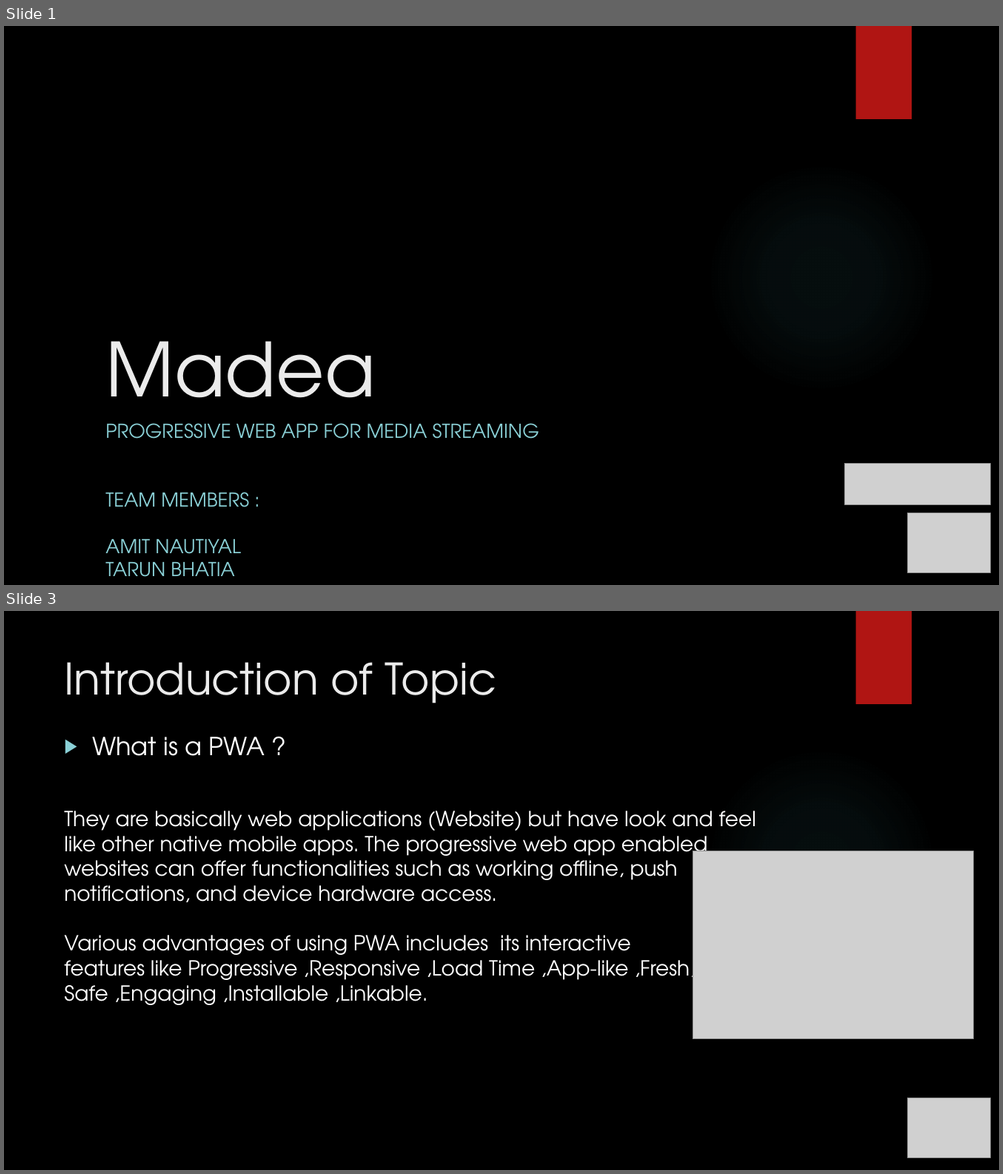
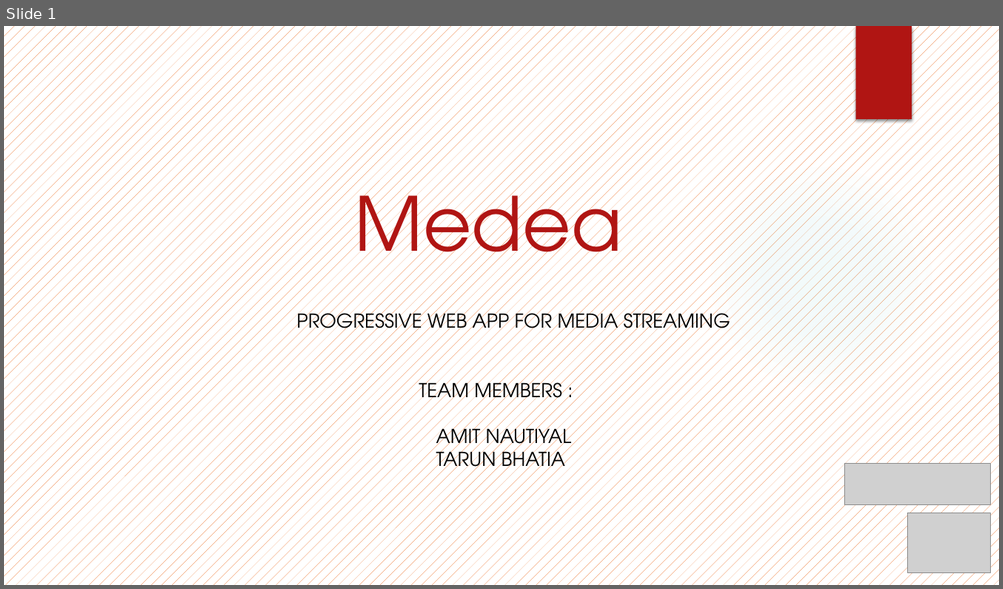
Before and after one commit to NautiyalAmit/Medea, a slide deck: MadeaPresentation_1.pptx. Shown one above the other, each under a label of ours: slides 1 and 3 before the commit, slide 1 after it; the slides between them are not shown. The pictures are 1003x1174 and 1003x589 pixels, drawn with LibreOffice and Linux fonts; fonts in the diff are those of the drawing; grey boxes stand for pictures; background and template pictures are left out. Boxes give left, top, right and bottom in pixels: in the first picture for what was removed or moved away, otherwise in the second. Text is boxed around its words. In the diff, an @@ line names an element or a change of style, - is before the commit and + after.

```diff
--- a/MadeaPresentation_1.pptx
+++ b/MadeaPresentation_1.pptx
@@ slide 3 removed at <box>4,611,999,1170</box>, background picture (left out); not listed: 2 template elements that a slide beside it also shows @@
@@ title removed at <box>64,662,497,703</box> @@
-Introduction of Topic
@@ text removed at <box>64,737,756,1005</box> @@
-▶ What is a PWA ?
-They are basically web applications (Website) but have look and feel like other native mobile apps. The progressive web app enabled websites can offer functionalities such as working offline, push notifications, and device hardware access.
-Various advantages of using PWA includes its interactive
-features like Progressive ,Responsive ,Load Time ,App-like ,Fresh,
-Safe ,Engaging ,Installable ,Linkable.
@@ picture removed at <box>693,851,974,1039</box> @@
@@ picture removed at <box>908,1098,990,1159</box> @@
@@ slide 1 changed as well @@
@@ background picture (left out) to pattern #EA6312 on #FFFFFF @@
@@ title at <box>354,173,622,285</box>: text changed; text colour #EBEBEB to #B01513 @@
-Madea
+Medea
@@ subtitle "PROGRESSIVE WEB APP FOR MEDIA ...": place and size @@
-subtitle "PROGRESSIVE WEB APP FOR MEDIA ..." at <box>105,423,539,577</box>
+subtitle "PROGRESSIVE WEB APP FOR MEDIA ..." at <box>296,309,730,475</box>
@@ subtitle "PROGRESSIVE WEB APP FOR MEDIA ..." at <box>296,309,730,475</box>: text colour #8AD0D6 to #000000 @@
```
Also in this commit, not shown: 2 slides added, 10 other slides removed, 47 other files.
